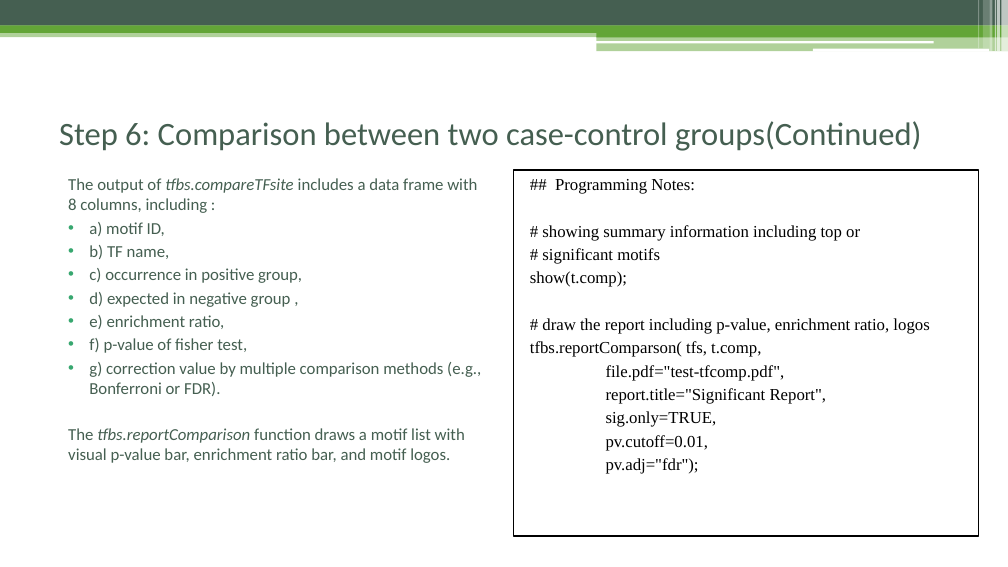
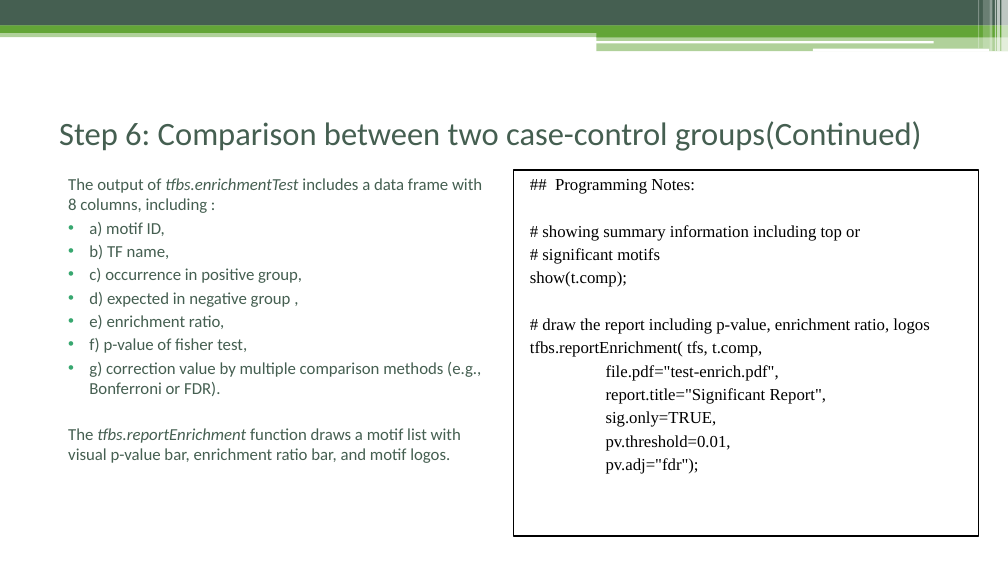
Before and after one commit to Danko-Lab/rtfbs_db, a slide deck: slide 20 of rtfbsdb-tutorial.pptx. Drawn at 1008x567 pixels with LibreOffice and Linux fonts; fonts in the diff are those of the drawing. Boxes give left, top, right and bottom in pixels: in the first picture for what was removed or moved away, otherwise in the second. Text is boxed around its words. In the diff, an @@ line names an element or a change of style, - is before the commit and + after.

```diff
--- a/rtfbsdb-tutorial.pptx
+++ b/rtfbsdb-tutorial.pptx
@@ text at (x1=68, y1=178, x2=482, y2=213): text changed @@
-The output of tfbs.compareTFsite includes a data frame with 8 columns, including :
+The output of tfbs.enrichmentTest includes a data frame with 8 columns, including :
@@ text in rectangle at (x1=530, y1=341, x2=779, y2=381): text changed @@
-tfbs.reportComparson( tfs, t.comp,
-file.pdf="test-tfcomp.pdf",
+tfbs.reportEnrichment( tfs, t.comp,
+file.pdf="test-enrich.pdf",
@@ text at (x1=68, y1=428, x2=461, y2=463): text changed @@
-The tfbs.reportComparison function draws a motif list with visual p-value bar, enrichment ratio bar, and motif logos.
+The tfbs.reportEnrichment function draws a motif list with visual p-value bar, enrichment ratio bar, and motif logos.
@@ text in rectangle at (x1=606, y1=435, x2=731, y2=451): text changed @@
-pv.cutoff=0.01,
+pv.threshold=0.01,
```
Also in this commit, not shown: 10 other slides changed.
